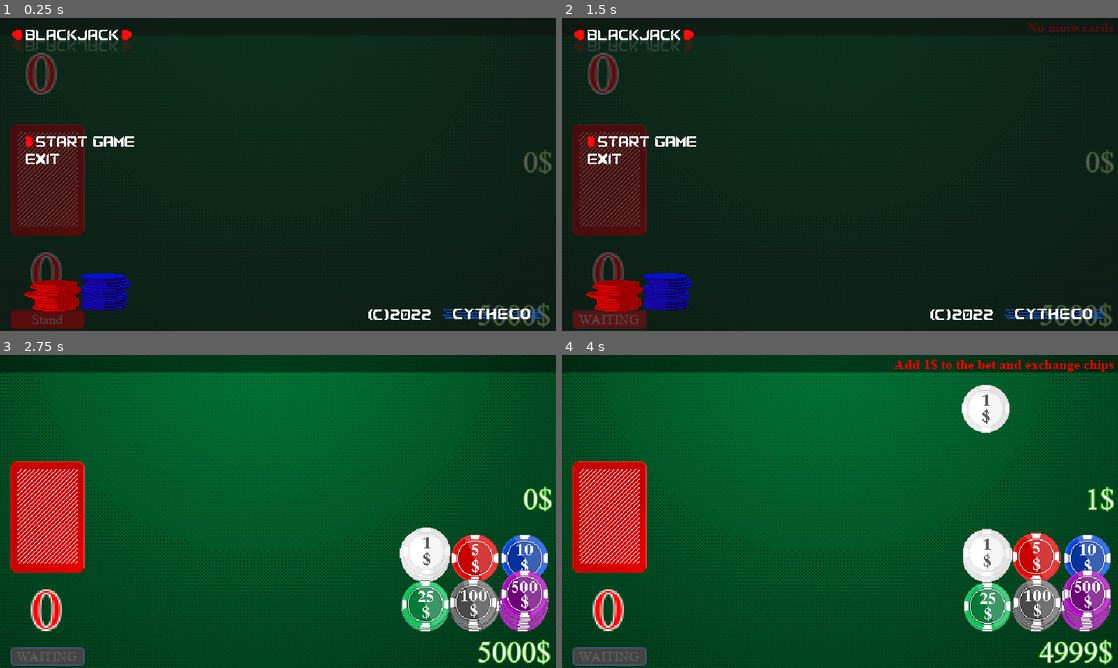
Above: before the commit, frames 1-4 (two rows, left to right).
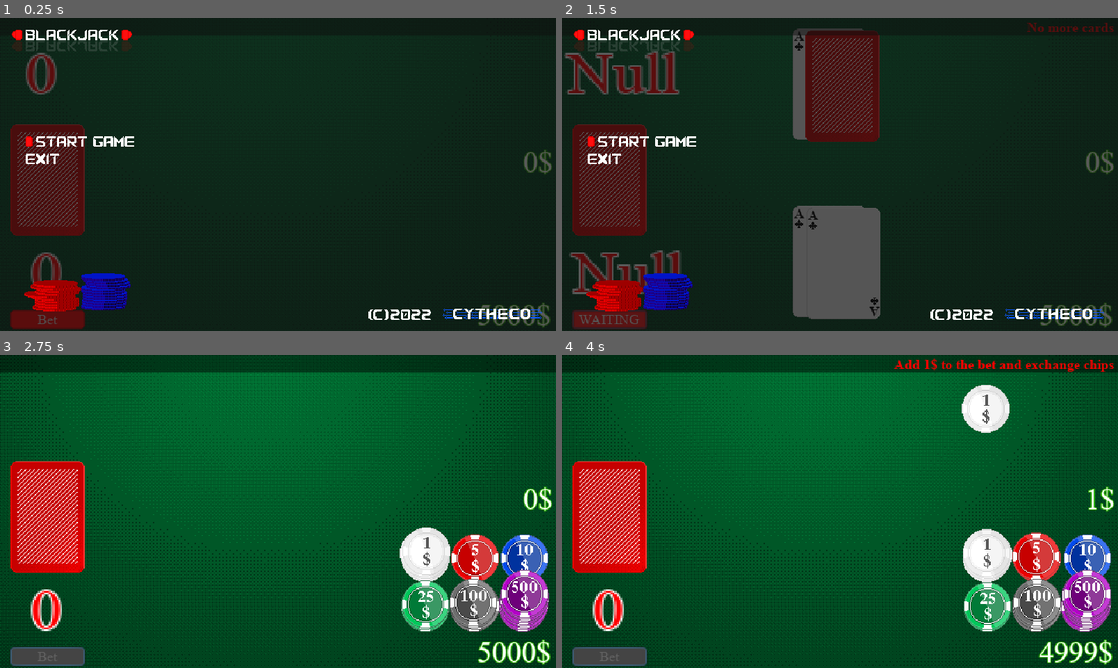
Above: after the commit, the same moments.

Repository: Cydeamon/Blackjack
Game: Godot game, scene res://Main.tscn
The game is run twice, just before and just after one commit, with the same random seed, the same clock (stepped at 60 frames per second) and the same inputs. Sound files missing from this copy of the repository are replaced by a short silence.
Inputs (mouse positions are in pixels of both pictures, inside the frame that each line leads up to):
- Up to frame 1 (0.25 s): no input
- Up to frame 2 (1.5 s): click "Stand" (after the commit: "Bet") at 0.5 s; click "WAITING" (after the commit: "STAND") at 1.25 s
- Up to frame 3 (2.75 s): tap Enter (ui_accept) at 2, 2.27 s; move the mouse to (83, 477) at 2.02 s; hold Up (ui_up) from 2.03 s (still down); click (83, 477) at 2.17 s
- Up to frame 4 (4 s): tap Enter (ui_accept) at 2.75, 3.02, 3.5 s; move the mouse to (612, 517) at 2.77 s; release Up (ui_up) at 2.78 s; hold Down (ui_down) 2.78-3.53 s; click (612, 517) at 2.92 s; move the mouse to (990, 558) at 3.52 s; hold Up (ui_up) from 3.53 s (still down); click (990, 558) at 3.67 s

The runs differ from the first frame. In frame 1, less than 0.1% of the frame differs, in the area x 5-12%, y 94-98%; in frame 2, 14%, in the area x 0-58%, y 3-97%; in frame 3, less than 0.1%; in frame 4, less than 0.1%.
Error after the commit: Division By Zero in operator '%'. (res://Main.gd:241)

Commit message:
Bet set mode. Cards sounds volume reduced

Diff:
--- a/Main.gd
+++ b/Main.gd
@@ -1,5 +1,4 @@
 #TODO: Game shouldn't start until bet is fixed
-#TODO: Game over if money less 50
 #TODO: Take back chips if bet is not fixed
 
 extends Node2D
@@ -15,6 +14,7 @@
 var max_bet = 5000
 
 var menu_mode = true
+var bet_is_set = false
 var menu_options = []
 var current_menu_option_index = 0
 var resume_menu_texture = preload("res://assets/Menu options/resume.png")
@@ -68,7 +68,7 @@
 
 
 func _process(_delta):
-	if !game_is_running && bet >= min_bet:
+	if !game_is_running && bet_is_set:
 		game_is_running = true
 		give_card_to_player()
 		give_card_to_player()
@@ -91,6 +91,7 @@
 
 # (Re)init game
 func init():
+	reset_bet()
 	game_is_running = false
 
 	deck_cards_taken = []
@@ -124,6 +125,11 @@
 
 	$UI/GameUI/EnemyPointsLabel.hide()
 
+
+func reset_bet():
+	bet = 0
+	bet_is_set = false
+	$UI/GameUI/ReadyButton.text = "Bet"
 
 func start_game():
 	player.money = 5000
@@ -465,7 +471,6 @@
 func check_bet():
 	if bet >= min_bet:
 		$UI/GameUI/ReadyButton.set_disabled(false)
-		$UI/GameUI/ReadyButton.text = "STAND"
 
 
 
@@ -496,8 +501,14 @@
 
 
 func _on_ReadyButton_pressed():
-	player.set_ready(true)
-	$UI/GameUI/ReadyButton.text = "WAITING"
+	if !bet_is_set:
+		bet_is_set = true
+		$UI/GameUI/ReadyButton.text = "STAND"
+	else:
+		player.set_ready(true)
+		$UI/GameUI/ReadyButton.text = "WAITING"
+
+
 
 
 func _on_AnimationPlayer_animation_finished(anim_name:String):
--- a/Main.tscn
+++ b/Main.tscn
@@ -138,6 +138,7 @@
 z_index = 2
 
 [node name="Menu" type="Node2D" parent="UI"]
+visible = false
 z_index = 1
 
 [node name="gameover_sprite" type="Sprite" parent="UI/Menu"]
@@ -253,7 +254,7 @@
 margin_bottom = 357.0
 rect_pivot_offset = Vector2( 79, -38 )
 theme = SubResource( 5 )
-text = "Stand"
+text = "Bet"
 
 [node name="PlayerMoneyLabel" type="Label" parent="UI/GameUI"]
 margin_left = 239.0
Not shown, changed: assets/sounds/card2.wav
Not shown, changed: assets/sounds/card3.wav
